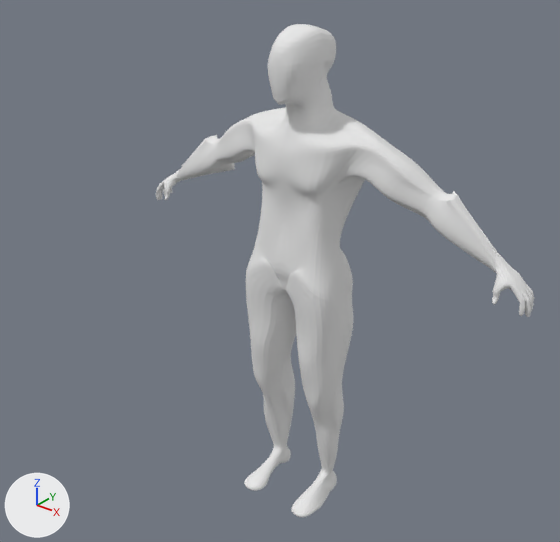
The Blender file Infection Protocol/Assets/Models/Characters/AlgoHeroUnHooked.blend as it was, and as the next commit left it.
One viewpoint serves both versions: a camera (50 mm lens) standing at (14.01, -18.5, 20.24) and looking at (0.42, -1.51, 9.7). The lights are fixed; the arrows at lower left show +X, +Y and +Z.
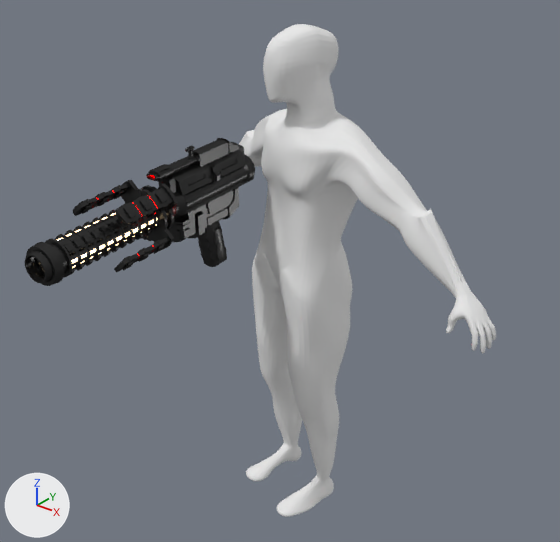
Location of each change, (x1, y1, x2, y2) in pixels of the pictures (560 x 542 px):
'Cube', turned: before (156, 24, 534, 517); after (239, 24, 496, 517)
'Alpha_Ray_Gun', added: after (25, 138, 255, 286)
    faces in mat_black: (25, 138, 255, 286)
    faces in mat_reflective_light (beige #f2d2a1): (57, 213, 157, 268)

Edits to the bpy script that builds the scene:
```text
Add mat_reflective_light:
    mat_reflective_light = emission_material('Reflective light')
    mat_reflective_light.base_color = (0.89, 0.644, 0.357)  # beige #f2d2a1
    mat_reflective_light.strength = 5.0
Add mat_black:
    mat_black = bpy.data.materials.new('Black')
    # nodes: BsdfAnisotropic, BsdfDiffuse, MixShader, OutputMaterial
    # colours: grey #acacac, black #1d1d1d
Add mat_laser_red:
    mat_laser_red = emission_material('Laser_Red')
    mat_laser_red.base_color = (1.0, 0.0, 0.0)  # red #ff0000
    mat_laser_red.strength = 5.0
Add me_circle_001:
    me_circle_001.from_pydata(...)  # 14130 vertices, 13286 faces; spans x -2.06..2.06, y -6.04..3.13, z -10.42..1.87
    me_circle_001.polygons.foreach_set('use_smooth', [True] * 13286)
    # faces by material slot: [12448, 246, 592]
    me_circle_001.materials.append(mat_black)
    me_circle_001.materials.append(mat_laser_red)  # red #ff0000
    me_circle_001.materials.append(mat_reflective_light)  # beige #f2d2a1
Change ob_cube:
    ob_cube.rotation_euler: (0.0, 0.0, 0.0) -> (0.0, 0.0, -0.344)  # degrees (0, 0, 0) -> degrees (0, 0, -20)
Add ob_alpha_ray_gun:
    ob_alpha_ray_gun = bpy.data.objects.new('Alpha_Ray_Gun', me_circle_001)
    ob_alpha_ray_gun.location = (-1.21, -7.75, 12.17)
    ob_alpha_ray_gun.rotation_euler = (1.604, 0.00843, 0.0741)  # degrees (92, 0.5, 4.2)
    ob_alpha_ray_gun.scale = (0.45, 0.45, 0.681)
    _m = ob_alpha_ray_gun.modifiers.new('EdgeSplit', 'EDGE_SPLIT')
```
